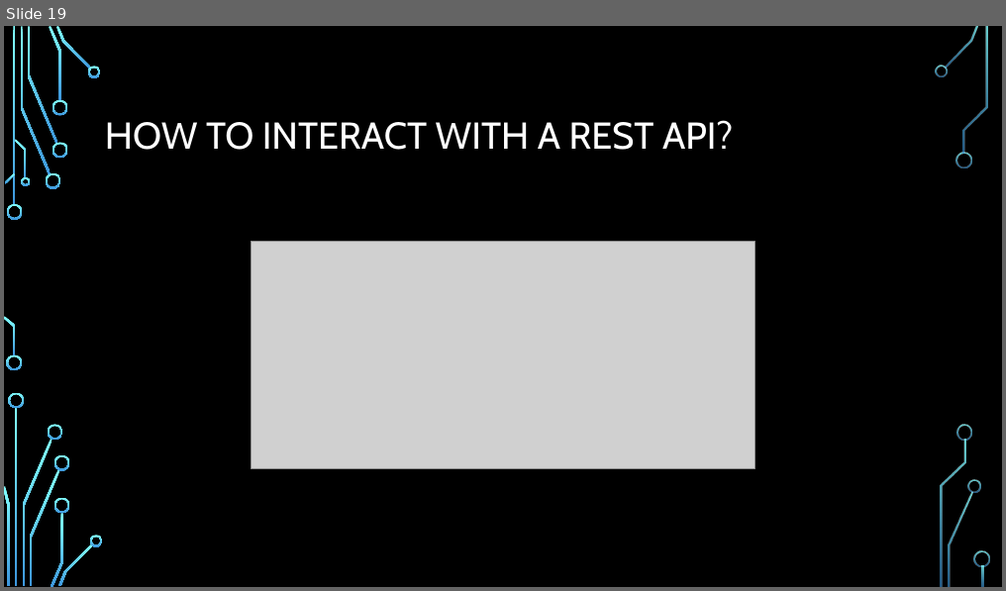
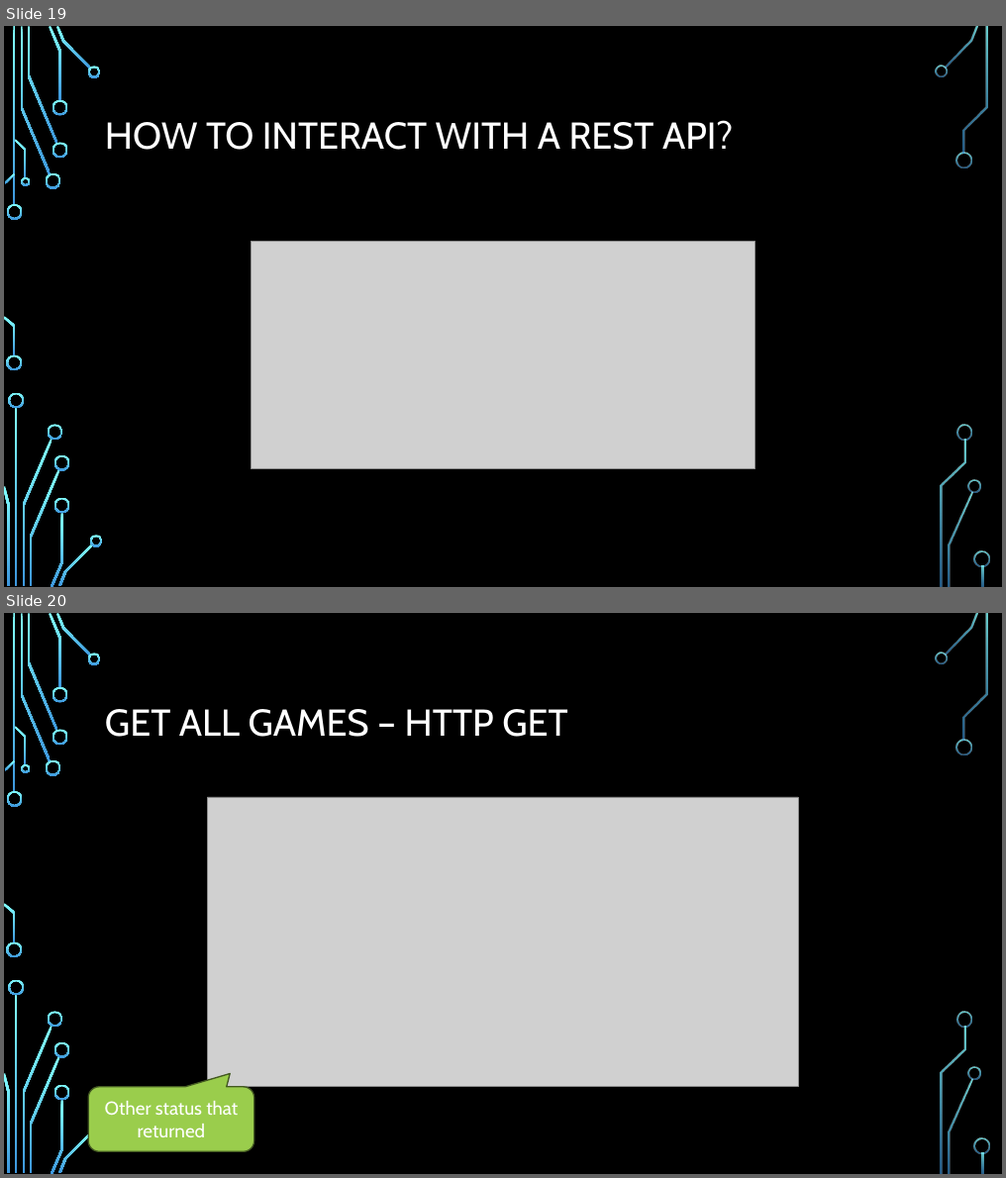
Before and after one commit to kenshih1989/GameStoreAPI, a slide deck: GameStore with Visual Studio Code.pptx. Shown one above the other, each under a label of ours: slide 19 before the commit, slides 19 and 20 after it. The pictures are 1006x591 and 1006x1178 pixels, drawn with LibreOffice and Linux fonts; fonts in the diff are those of the drawing; grey boxes stand for pictures; background and template pictures are left out. Boxes give left, top, right and bottom in pixels: in the first picture for what was removed or moved away, otherwise in the second. Text is boxed around its words. In the diff, an @@ line names an element or a change of style, - is before the commit and + after.

```diff
--- a/GameStore with Visual Studio Code.pptx
+++ b/GameStore with Visual Studio Code.pptx
@@ slide 20 added at bbox=[4, 613, 1002, 1174], background picture (left out); not listed: 36 template elements that a slide beside it also shows @@
@@ title added at bbox=[105, 709, 567, 737], 36 pt, text #FFFFFF @@
+GET ALL GAMES – HTTP GET
@@ picture added at bbox=[208, 797, 798, 1087] @@
@@ rounded speech box added at bbox=[88, 1087, 254, 1152], fill #9ACD4C, outline #435A21 1.25 pt, 18 pt, text #FFFFFF @@
+Other status that returned
```
Also in this commit, not shown: 17 other slides added, 1 slide removed, 47 other files.
